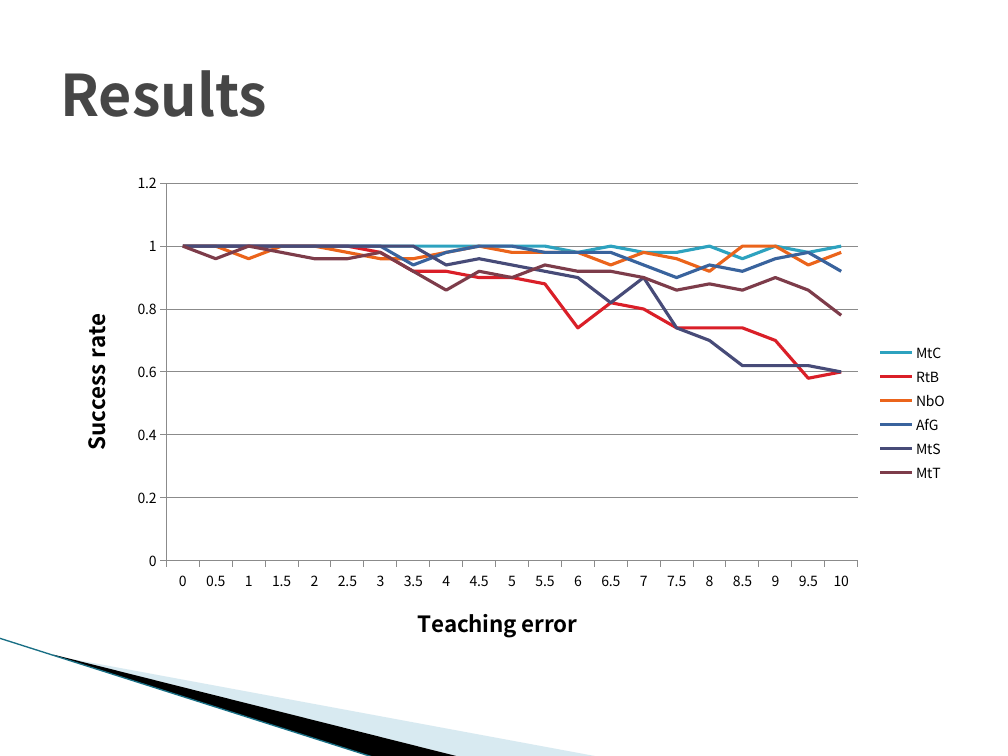
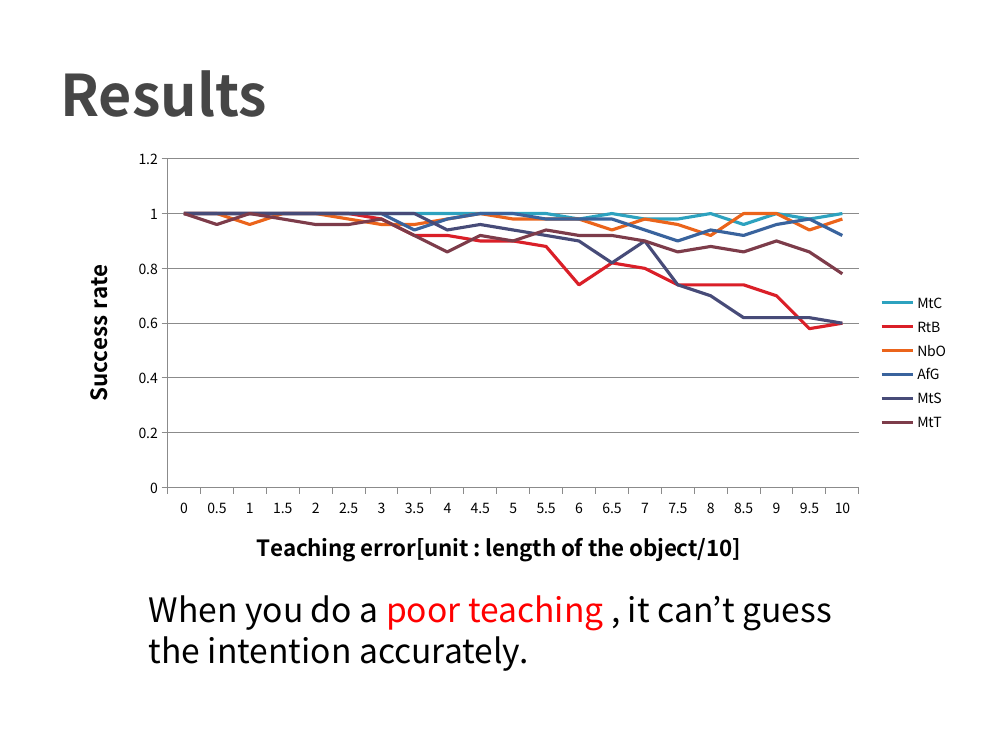
Before and after one commit to TetsuyaKomota/GitforEclipseTest, a slide deck: slide 19 of IntentionLearning/memo/Understanding Intentions(for seminar).pptx (slide 13 before the commit). Drawn at 1008x756 pixels with LibreOffice and Linux fonts; fonts in the diff are those of the drawing; background and template pictures are left out. Boxes give left, top, right and bottom in pixels: in the first picture for what was removed or moved away, otherwise in the second. Text is boxed around its words. In the diff, an @@ line names an element or a change of style, - is before the commit and + after.

```diff
--- a/IntentionLearning/memo/Understanding Intentions(for seminar).pptx
+++ b/IntentionLearning/memo/Understanding Intentions(for seminar).pptx
@@ line chart at <box>51,140,959,585</box> @@
@@ category axis title "Teaching error" to "Teaching error[unit : length of the object/10]" @@
@@ line chart: place and size @@
-line chart at <box>50,163,958,662</box>
+line chart at <box>51,140,959,585</box>
@@ freeform shape removed at <box>79,551,498,711</box> @@
@@ text added at <box>149,595,831,671</box>, 24 pt, text #000000 @@
+When you do a poor teaching , it can’t guess the intention accurately.
@@ freeform shape removed at <box>0,638,413,731</box> @@
@@ line removed from (0, 638) to (374, 756) @@
```
Also in this commit, not shown: 12 other slides changed, 6 slides added, 2 other files.
